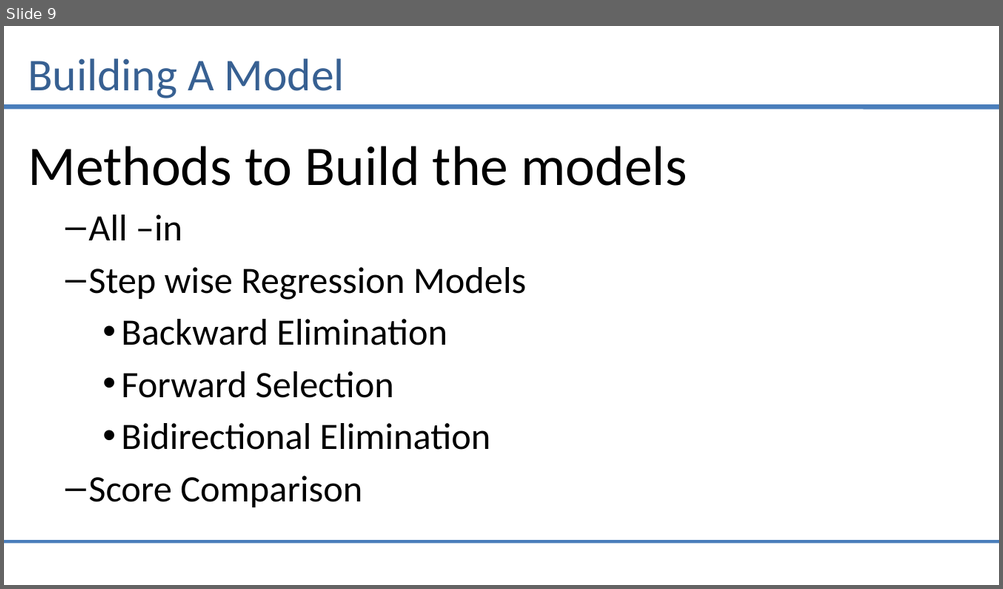
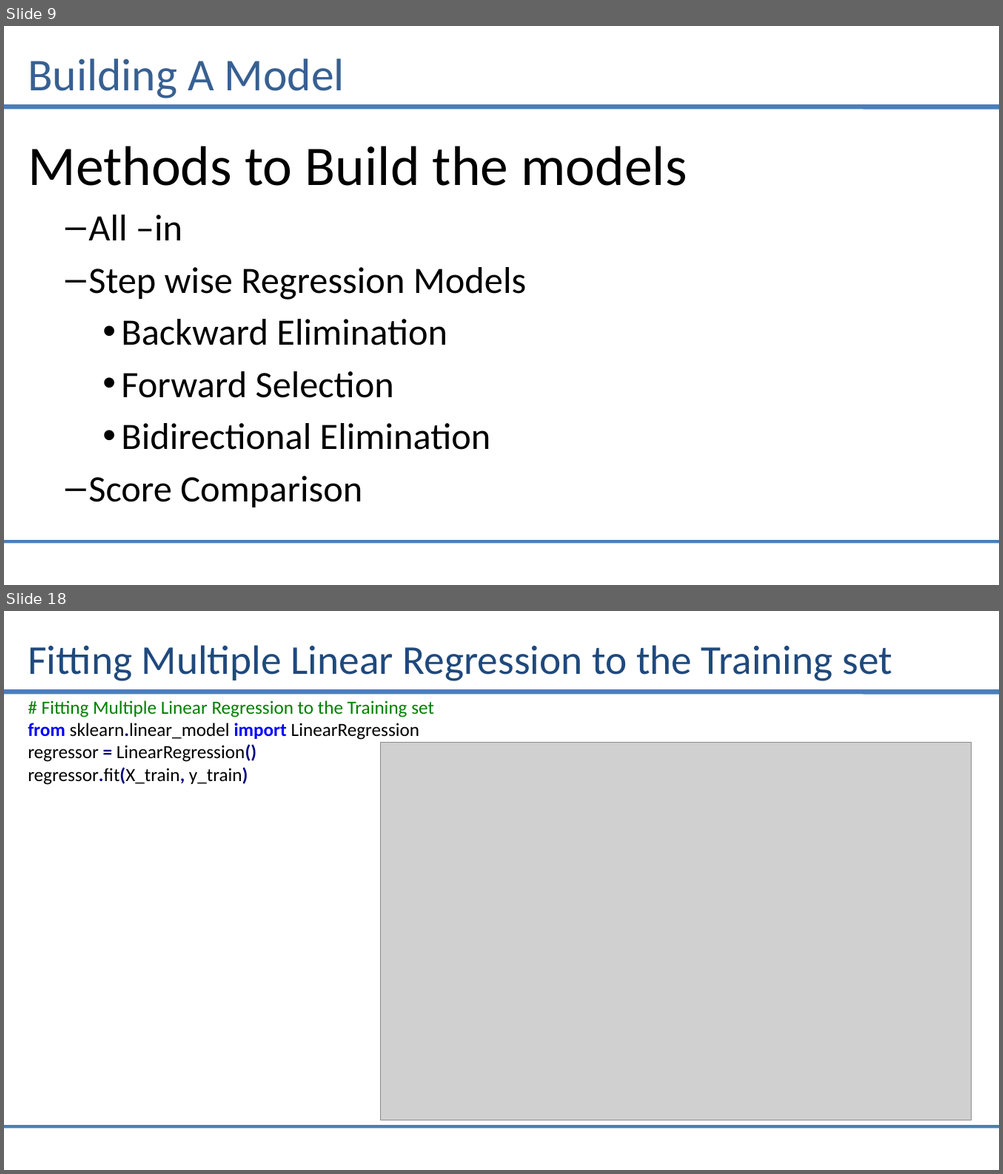
Before and after one commit to saiprasad94/DataSciencePython, a slide deck: Multiple_Linear_Regression/Multiple_linear_Regression.pptx. Shown one above the other, each under a label of ours: slide 9 before the commit, slides 9 and 18 after it; the slides between them are not shown. The pictures are 1003x589 and 1003x1174 pixels, drawn with LibreOffice and Linux fonts; fonts in the diff are those of the drawing; grey boxes stand for pictures. Boxes give left, top, right and bottom in pixels: in the first picture for what was removed or moved away, otherwise in the second. Text is boxed around its words. In the diff, an @@ line names an element or a change of style, - is before the commit and + after.

```diff
--- a/Multiple_Linear_Regression/Multiple_linear_Regression.pptx
+++ b/Multiple_Linear_Regression/Multiple_linear_Regression.pptx
@@ slide 18 added at [4,611,999,1170], background #FFFFFF; not listed: 2 template elements that a slide beside it also shows @@
@@ title added at [28,645,891,681], 39.6 pt, text #1F497D @@
+Fitting Multiple Linear Regression to the Training set
@@ text added at [28,701,434,785], 18 pt, text #000000 @@
+# Fitting Multiple Linear Regression to the Training set
+from sklearn.linear_model import LinearRegression
+regressor = LinearRegression()
+regressor.fit(X_train, y_train)
@@ picture added at [381,742,971,1121] @@
```
Also in this commit, not shown: 3 slides changed, 5 other slides added, 2 slides removed, 1 other file.
